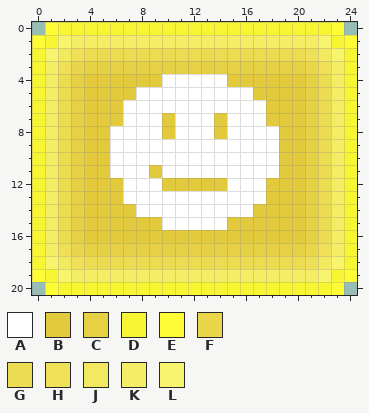
One commit to this pixel-art sprite: theroom/Resources/bed2hover.png. The first picture shows the starting point.
The file is 50x42 pixels, drawn in blocks of 2x2; one block is one cell here. Colours within 5 levels of each other are drawn and written as one.
Palette (. is transparent): A #ffffff  B #e3ca3d  C #e6d044  D #f8f533  E #fdfc35  F #e9d64a  G #ecdc51  H #efe057  J #f3e960  K #f6ed66  L #f9f46d
Pixels before, first column x 0:
 0 .EDDDDDDDDDDDDDDDDDDDDDE.
 1 EDLKKKKKKKKKKKKKKKKKKKLDE
 2 DLJHGGGGGGGGGGGGGGGGGHJLD
 3 DKHFCCCCCCCCCCCCCCCCCFHKD
 4 DKGCBBBBBBAAAAABBBBBBCGKD
 5 DKGCBBBBAAAAAAAAABBBBCGKD
 6 DKGCBBBAAAAAAAAAAABBBCGKD
 7 DKGCBBBAAABAAABAAABBBCGKD
 8 DKGCBBAAAABAAABAAAABBCGKD
 9 DKGCBBAAAAAAAAAAAAABBCGKD
10 DKGCBBAAAAAAAAAAAAABBCGKD
11 DKGCBBAAABAAAAAAAAABBCGKD
12 DKGCBBBAAABBBBBAAABBBCGKD
13 DKGCBBBAAAAAAAAAAABBBCGKD
14 DKGCBBBBAAAAAAAAABBBBCGKD
15 DKGCBBBBBBAAAAABBBBBBCGKD
16 DKGCBBBBBBBBBBBBBBBBBCGKD
17 DKHFCCCCCCCCCCCCCCCCCFHKD
18 DLJHGGGGGGGGGGGGGGGGGHJLD
19 EDLKKKKKKKKKKKKKKKKKKKLDE
20 .EDDDDDDDDDDDDDDDDDDDDDE.
The same view after the edit:
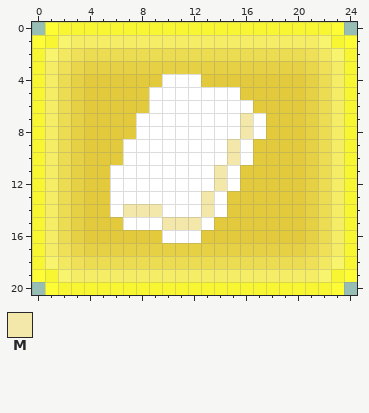
Colours new in this view: M #f3e8aa
The exact change:
y 4: x 13..14 AA -> BB
y 5: x 8 A -> B; x 16 A -> B
y 6: x 7..8 AA -> BB; x 17 A -> B
y 7: x 7 A -> B; x 10 B -> A; x 14 B -> A; x 16 A -> M
y 8: x 6..7 AA -> BB; x 10 B -> A; x 14 B -> A; x 16 A -> M; x 18 A -> B
y 9..10: x 6 A -> B; x 15 A -> M; x 17..18 AA -> BB
y 11: x 9 B -> A; x 14 A -> M; x 16..18 AAA -> BBB
y 12: x 6 B -> A; x 10..14 BBBBB -> AAAAM; x 16..17 AA -> BB
y 13: x 6 B -> A; x 13 A -> M; x 15..17 AAA -> BBB
y 14: x 6..9 BBAA -> AMMM; x 13 A -> M; x 15..16 AA -> BB
y 15: x 7..12 BBBAAA -> AAAMMM; x 14 A -> B
y 16: x 10..12 BBB -> AAA
